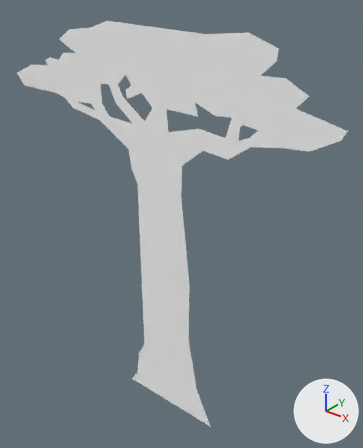
An edit to the FBX model src/rawassets/meshes/Tree_03.fbx, drawn before and after from the same camera.
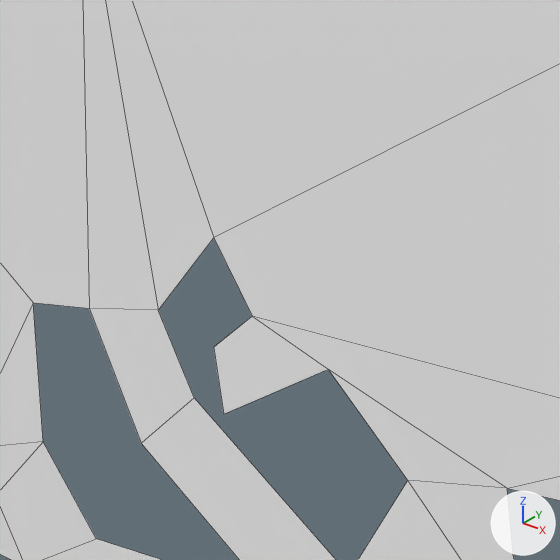
Old and new are each drawn whole from a camera (50 mm lens) standing at (1.837, -2.093, 2.772) and looking at (0.03, 0.166, 1.371) and again close up on the part from 26% to 48% of the width and 9% to 27% of the height. Every picture has the same lights, and +X, +Y and +Z are marked at lower right. The close-ups show mesh edges as thin lines. Where no turn or scale is listed for an object, it has been applied to the vertices.

The older version as bpy lines, for what is in view:
```python
me_mesh = bpy.data.meshes.new('Mesh')
me_mesh.from_pydata(...)  # 77 vertices, 60 faces; spans x -1.29..1.07, y 0.0, z 0.0..2.57
me_mesh.materials.append(mat_tree_03_m)  # its picture is missing
# before: 21 (0.32, 0.0, 2.54), 49 (0.06, 0.0, 2.14) at pixel (507, 488), 51 (0.25, 0.0, 2.2), 54 (-0.04, 0.0, 2.13) at pixel (407, 480), 56 (-0.27, 0.0, 2.16) at pixel (194, 397)
# before: 58 (-0.24, 0.0, 2.29) at pixel (213, 237), 59 (-0.2, 0.0, 2.23) at pixel (252, 316), 60 (-0.25, 0.0, 2.2) at pixel (213, 347), 61 (-0.24, 0.0, 2.15) at pixel (223, 414), 62 (-0.12, 0.0, 2.2) at pixel (328, 369)
ob_tree_03 = bpy.data.objects.new('Tree_03', me_mesh)
ob_tree_03.location = (0.0, -0.001, 0.0)
```
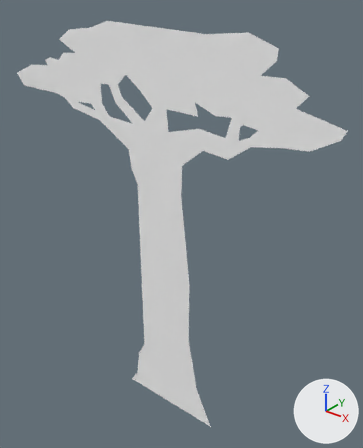
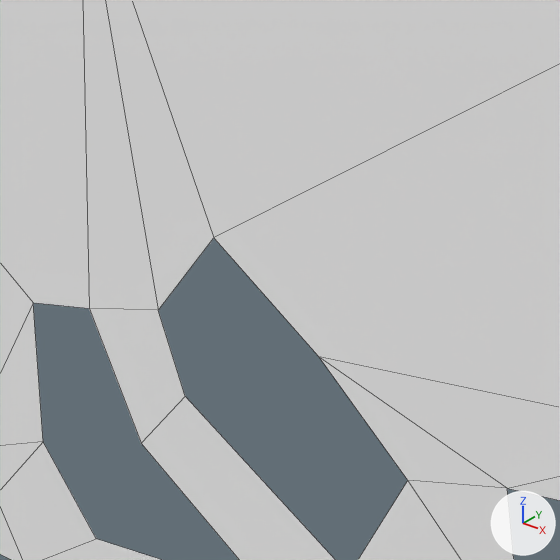
Where the newer file only moved an object's origin or applied its transform, the numbers keep the older frame.

The change, as a diff of the scene's bpy script:
```diff
--- a/src/rawassets/meshes/Tree_03.fbx.py
+++ b/src/rawassets/meshes/Tree_03.fbx.py
@@ me_mesh @@
 me_mesh.from_pydata(...)  # 77 vertices, 60 faces; spans x -1.29..1.07, y 0.0, z 0.0..2.57
 # used by ob_tree_03; location = (0.0, -0.001, 0.0)
 # verts and faces of me_mesh; kept vertices keep their numbers, new ones are numbered from 77
+# me_mesh part 1
+delete_vertices([*range(59, 63)])  # with the faces that use them
+verts[56] = (-0.28, 0.0, 2.16)  # moved, pixel (185, 396)
+verts[77] = (-0.13, 0.0, 2.21)  # pixel (318, 356)
+faces += [(49, 77, 54), (49, 51, 77), (21, 58, 77, 51)]
 me_mesh.materials.append(mat_tree_03_m)
```

Where the change shows, as pixel boxes (x1, y1, x2, y2) in the close-ups (560 x 560 px; the box of a moved part takes in the faces that stretch with it):
part 1 of me_mesh, moved or reshaped: (89, 64, 560, 560) in both
